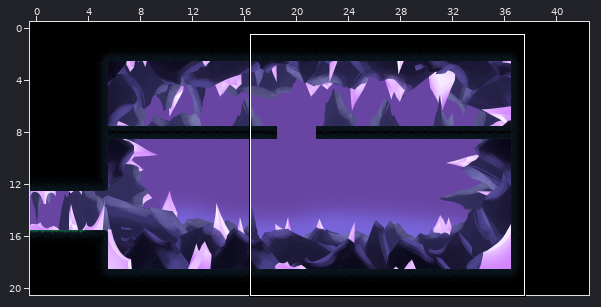
Two states of a Tiled map, Output/Assets/Maps/Map666.tmx. Above, an overview of the earlier version with the close-up marked.
Close-up. First the earlier version:
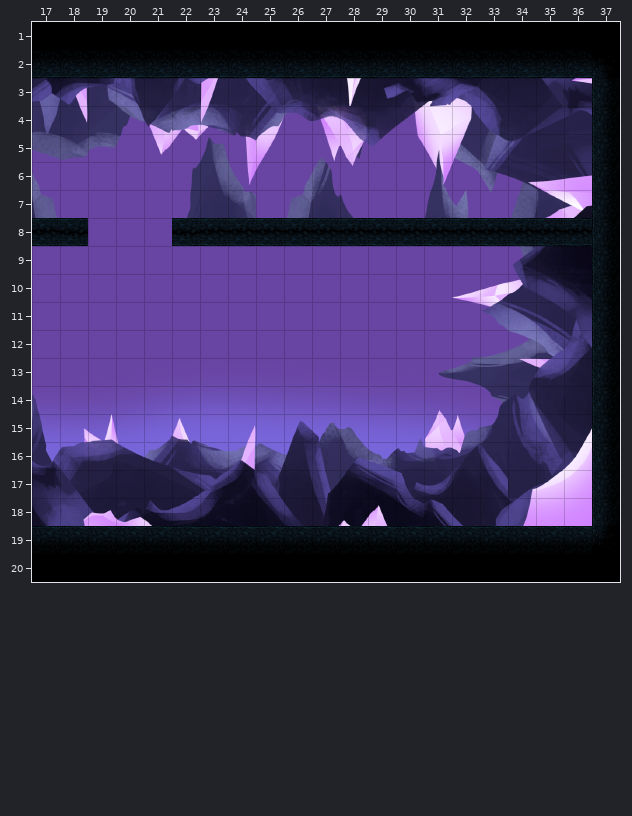
Cells are 64x64 px. Shown: x 17..37, y 1..20. The commit also changed other parts of the map, which this record leaves out.
After the commit:
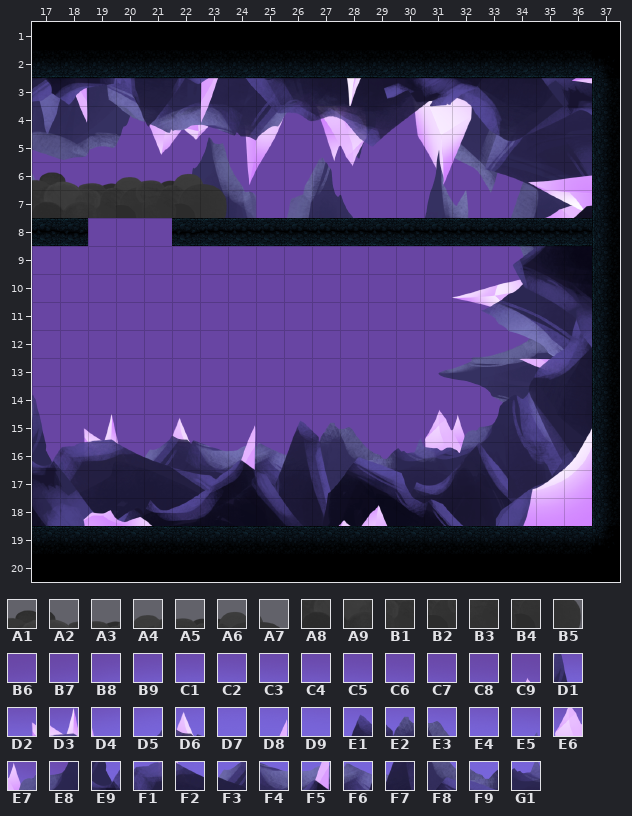
Key: from "Bolas(128x530)": A1 1, A2 2, A3 3, A4 4, A5 5, A6 6, A7 7, A8 9, A9 10, B1 11, B2 12, B3 13, B4 14, B5 15; from "SecretCave_Background_Fog": B6 282, B7 283, B8 284, B9 285, C1 286, C2 287, C3 288, C4 289, C5 290, C6 291, C7 292, C8 293, C9 294, D1 310, D2 311, D3 312, D4 313, D5 314, D6 315, D7 316, D8 317, D9 318, E1 319, E2 320, E3 321, E4 322, E5 323, E6 324, E7 325, E8 326, E9 340, F1 341, F2 343, F3 344, F4 346, F5 347, F6 348, F7 349, F8 351, F9 352, G1 353.
__ is an empty cell.
See-through tiles are keyed as they look on the map.
Difference:
Layer "Background Fog" (now hidden):
Tile B6 is gone in row 14 at x 19.
Tile B7 is gone in row 14 at x 20.
Tile B8 is gone in row 14 at x 21.
Tile B9 is gone in row 14 at x 22.
Tile C1 is gone in row 14 at x 23.
Tile C2 is gone in row 14 at x 24.
Tile C3 is gone in row 14 at x 25.
Tile C4 is gone in row 14 at x 26.
Tile C5 is gone in row 14 at x 27.
Tile C6 is gone in row 14 at x 28.
Tile C7 is gone in row 14 at x 29.
Tile C8 is gone in row 14 at x 30.
Tile C9 is gone in row 14 at x 31.
Tile D1 is gone in row 15 at x 17.
Tile D2 is gone in row 15 at x 18.
Tile D3 is gone in row 15 at x 19.
Tile D4 is gone in row 15 at x 20.
Tile D5 is gone in row 15 at x 21.
Tile D6 is gone in row 15 at x 22.
Tile D7 is gone in row 15 at x 23.
Tile D8 is gone in row 15 at x 24.
Tile D9 is gone in row 15 at x 25.
Tile E1 is gone in row 15 at x 26.
Tile E2 is gone in row 15 at x 27.
Tile E3 is gone in row 15 at x 28.
Tile E4 is gone in row 15 at x 29.
Tile E5 is gone in row 15 at x 30.
Tile E6 is gone in row 15 at x 31.
Tile E7 is gone in row 15 at x 32.
Tile E8 is gone in row 15 at x 33.
Tile E9 is gone in row 16 at x 17.
Tile F1 is gone in row 16 at x 18.
Tile F2 is gone in row 16 at x 20.
Tile F3 is gone in row 16 at x 21.
Tile F4 is gone in row 16 at x 23.
Tile F5 is gone in row 16 at x 24.
Tile F6 is gone in row 16 at x 25.
Tile F7 is gone in row 16 at x 26.
Tile F8 is gone in row 16 at x 28.
Tile F9 is gone in row 16 at x 29.
Tile G1 is gone in row 16 at x 30.
Layer "Lights":
The author put tile A1 in row 6 at x 17.
The author put tile A2 in row 6 at x 18.
The author put tile A3 in row 6 at x 19.
The author put tile A4 in row 6 at x 20.
The author put tile A5 in row 6 at x 21.
The author put tile A6 in row 6 at x 22.
The author put tile A7 in row 6 at x 23.
The author put tile A8 in row 7 at x 17.
The author put tile A9 in row 7 at x 18.
The author put tile B1 in row 7 at x 19.
The author put tile B2 in row 7 at x 20.
The author put tile B3 in row 7 at x 21.
The author put tile B4 in row 7 at x 22.
The author put tile B5 in row 7 at x 23.
